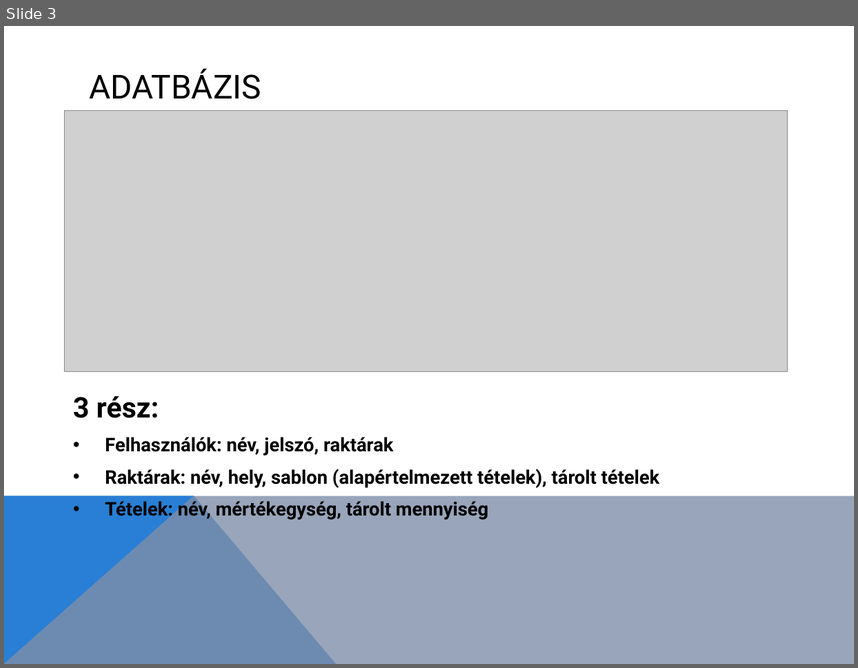
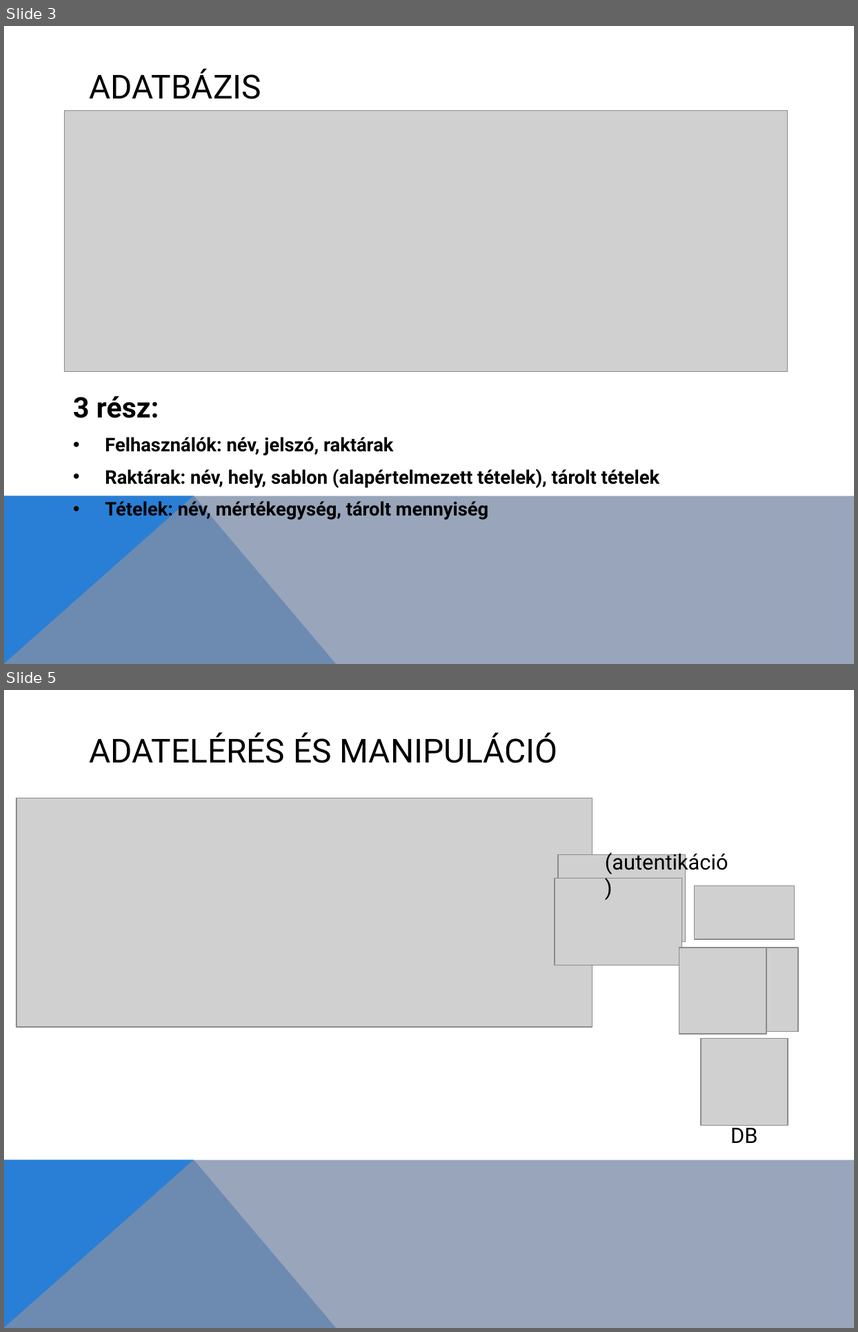
Before and after one commit to 1forintos/storage-manager, a slide deck: doc/prezi.pptx. Shown one above the other, each under a label of ours: slide 3 before the commit, slides 3 and 5 after it; the slides between them are not shown. The pictures are 858x668 and 858x1332 pixels, drawn with LibreOffice and Linux fonts; fonts in the diff are those of the drawing; grey boxes stand for pictures. Boxes give left, top, right and bottom in pixels: in the first picture for what was removed or moved away, otherwise in the second. Text is boxed around its words. In the diff, an @@ line names an element or a change of style, - is before the commit and + after.

```diff
--- a/doc/prezi.pptx
+++ b/doc/prezi.pptx
@@ slide 5 added at [4,690,854,1328], background #FFFFFF; not listed: 2 template elements that a slide beside it also shows @@
@@ title added at [89,732,558,763], 28 pt, text #000000 @@
+ADATELÉRÉS ÉS MANIPULÁCIÓ
@@ picture added at [16,798,593,1027] @@
@@ picture added at [558,854,686,940] @@
@@ text added at [605,850,728,875], 18 pt, text #000000 @@
+(autentikáció)
@@ picture added at [555,878,682,965] @@
@@ picture added at [694,885,795,939] @@
@@ picture added at [680,947,766,1033] @@
@@ picture added at [712,947,798,1032] @@
@@ picture added at [701,1038,788,1125] @@
@@ text added at [731,1124,757,1143], 18 pt, text #000000 @@
+DB
```
Also in this commit, not shown: 1 slide changed, 3 other slides added, 1 slide removed.
